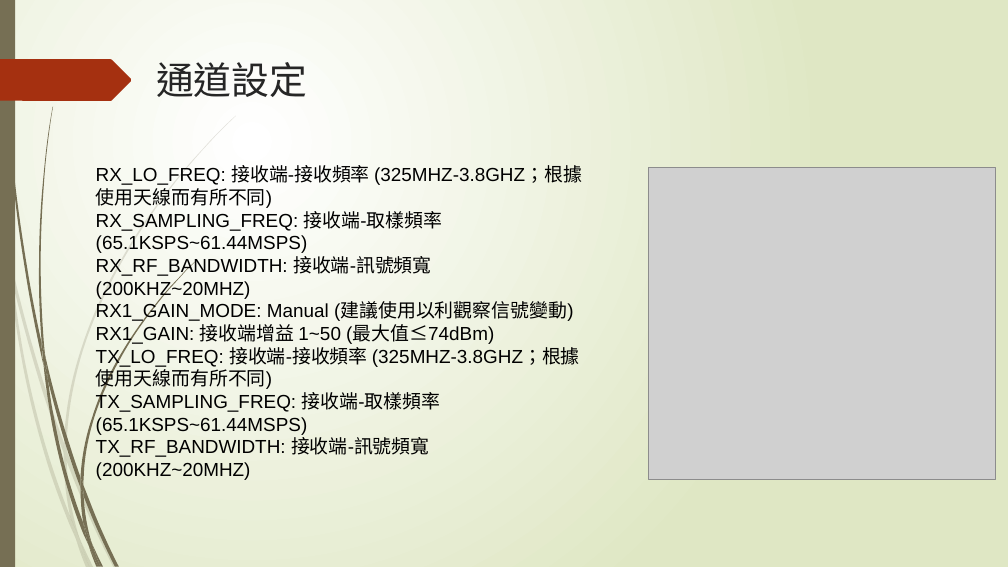
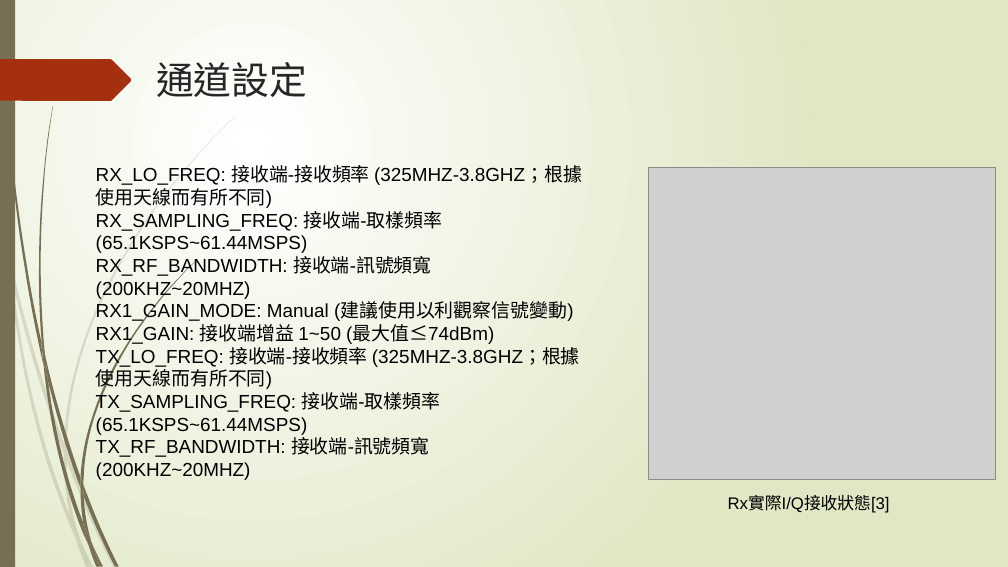
Before and after one commit to NIUWCSP/OTSM, a slide deck: slide 7 of report/以SDR實現OTSM通訊技術.pptx. Drawn at 1008x567 pixels with LibreOffice and Linux fonts; fonts in the diff are those of the drawing; grey boxes stand for pictures. Boxes give left, top, right and bottom in pixels: in the first picture for what was removed or moved away, otherwise in the second. Text is boxed around its words. In the diff, an @@ line names an element or a change of style, - is before the commit and + after.

```diff
--- a/report/以SDR實現OTSM通訊技術.pptx
+++ b/report/以SDR實現OTSM通訊技術.pptx
@@ text added at bbox=[728, 495, 890, 513], 16 pt, text #000000 @@
+Rx實際I/Q接收狀態[3]
```
Also in this commit, not shown: 8 other slides changed, 1 slide added.
